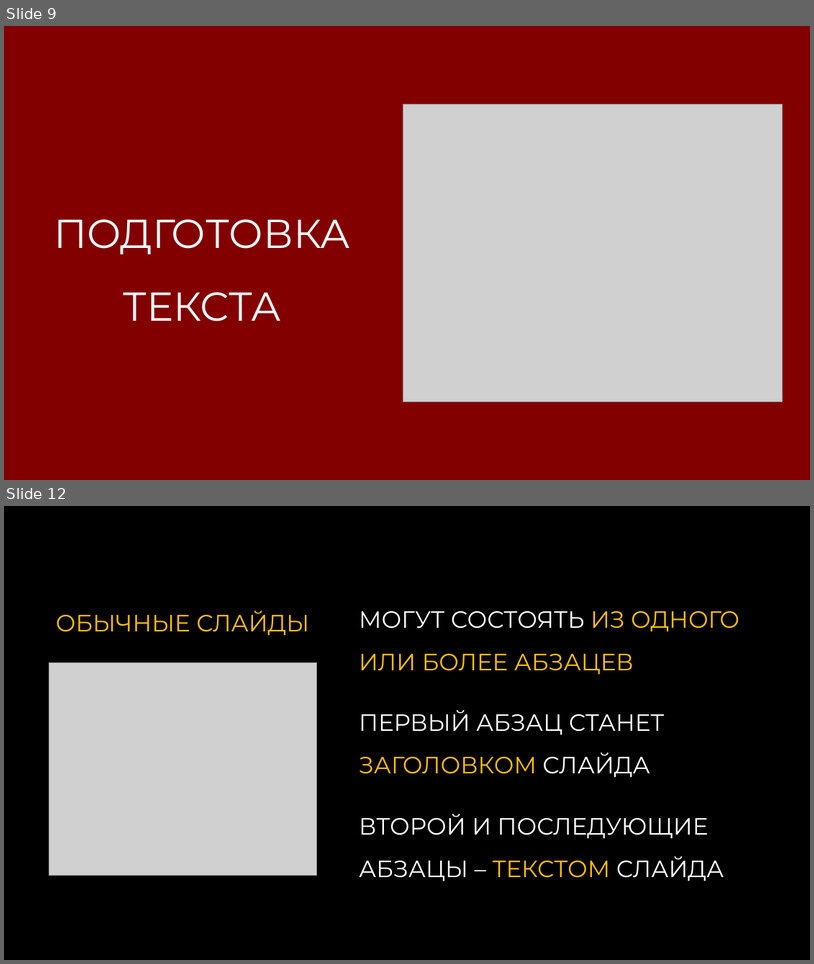
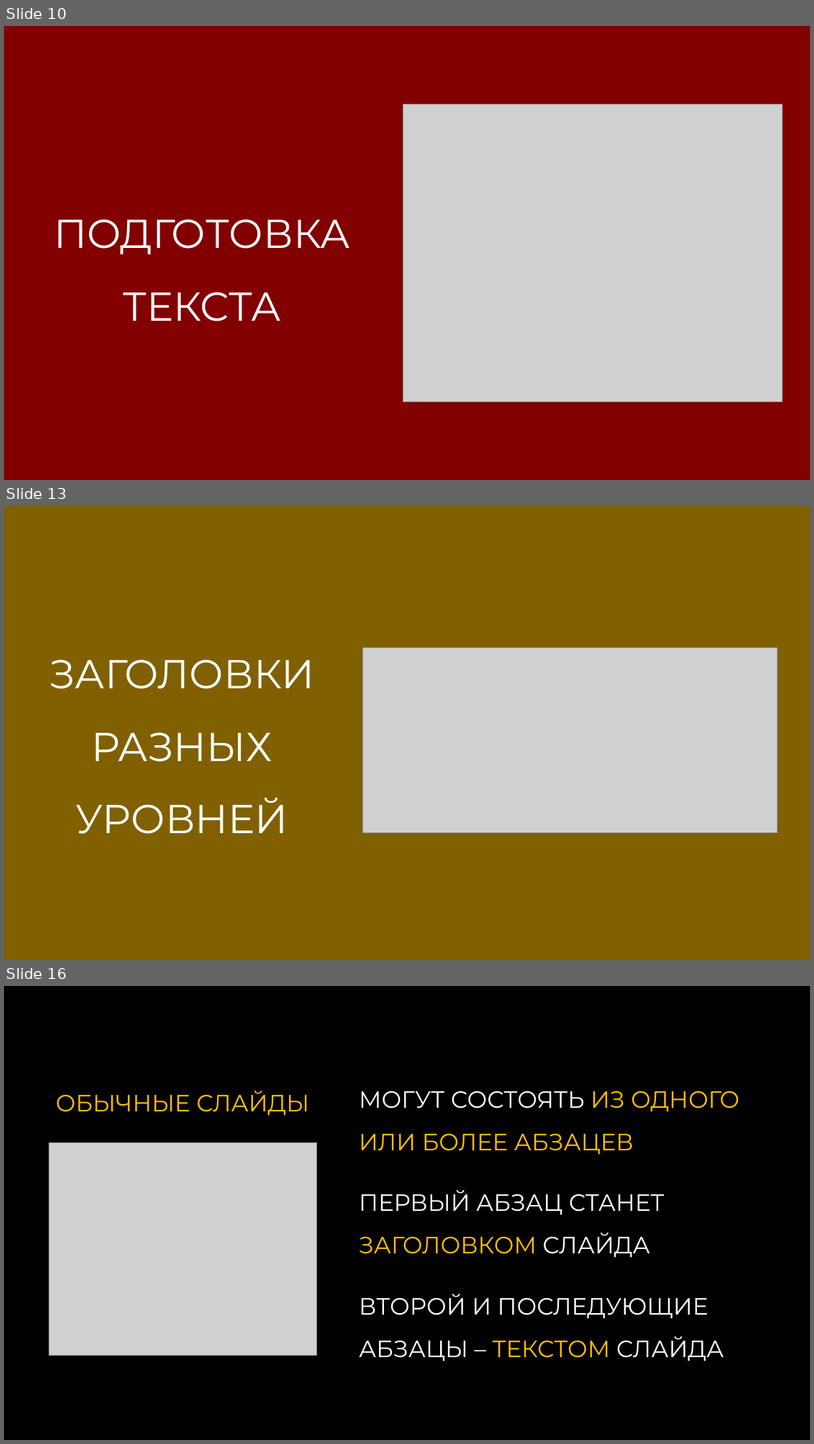
Before and after one commit to sirilgiz/alekseev, a slide deck: PowerPoint/Создание презентации по тексту/МАКРОС СОЗДАНИЕ ПРЕЗЕНТАЦИЙ ПО ТЕКСТУ v.2.pptm. Shown one above the other, each under a label of ours: slides 9 and 12 before the commit, slides 10, 13 and 16 after it; the slides between them are not shown. The pictures are 814x964 and 814x1444 pixels, drawn with LibreOffice and Linux fonts; fonts in the diff are those of the drawing; grey boxes stand for pictures. Boxes give left, top, right and bottom in pixels: in the first picture for what was removed or moved away, otherwise in the second. Text is boxed around its words. In the diff, an @@ line names an element or a change of style, - is before the commit and + after.

```diff
--- a/PowerPoint/Создание презентации по тексту/МАКРОС СОЗДАНИЕ ПРЕЗЕНТАЦИЙ ПО ТЕКСТУ v.2.pptm
+++ b/PowerPoint/Создание презентации по тексту/МАКРОС СОЗДАНИЕ ПРЕЗЕНТАЦИЙ ПО ТЕКСТУ v.2.pptm
@@ slide 13 added at (4,506,810,960), background #806000 @@
@@ picture added at (363,647,778,833) @@
@@ title added at (49,659,314,834), 48 pt, text #FFFFFF @@
+ЗАГОЛОВКИ РАЗНЫХ УРОВНЕЙ
@@ what was slide 9 is now slide 10 @@
@@ what was slide 12 is now slide 16 @@
```
Also in this commit, not shown: 11 slides changed, 4 other slides added, 1 other file.
